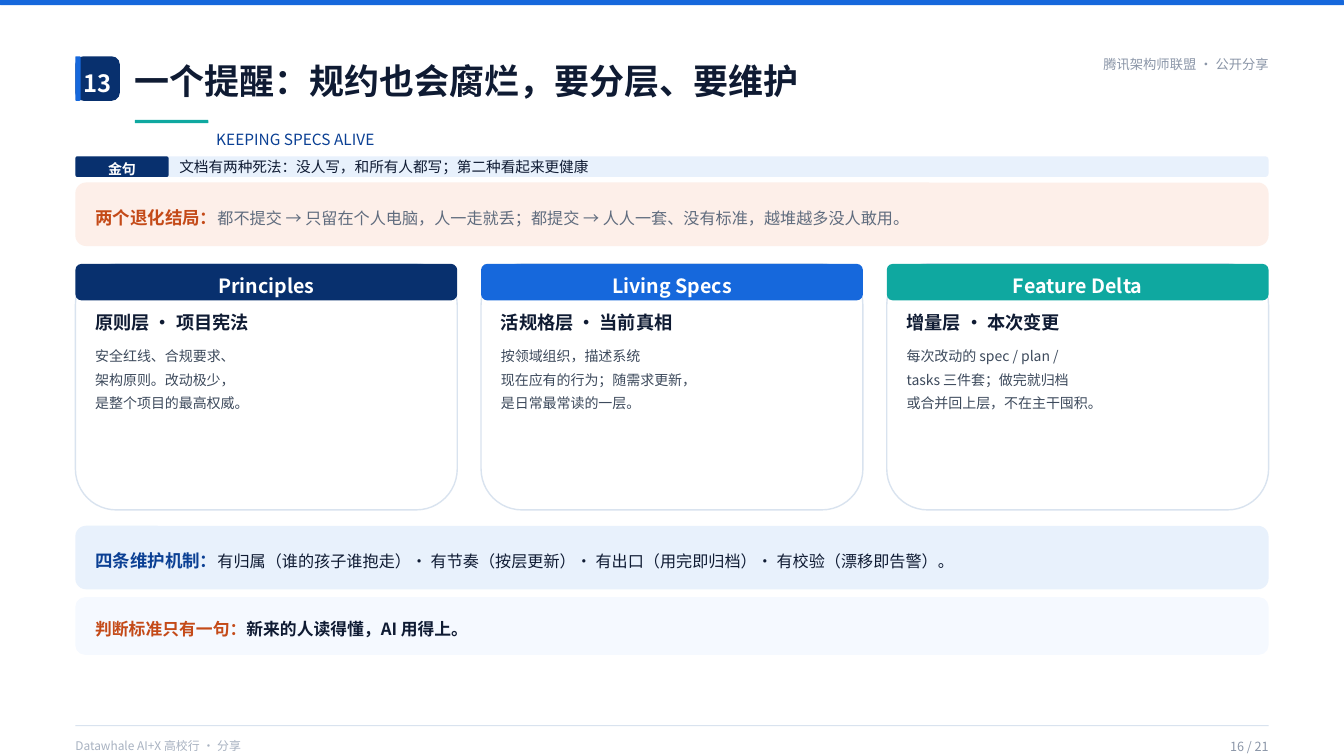
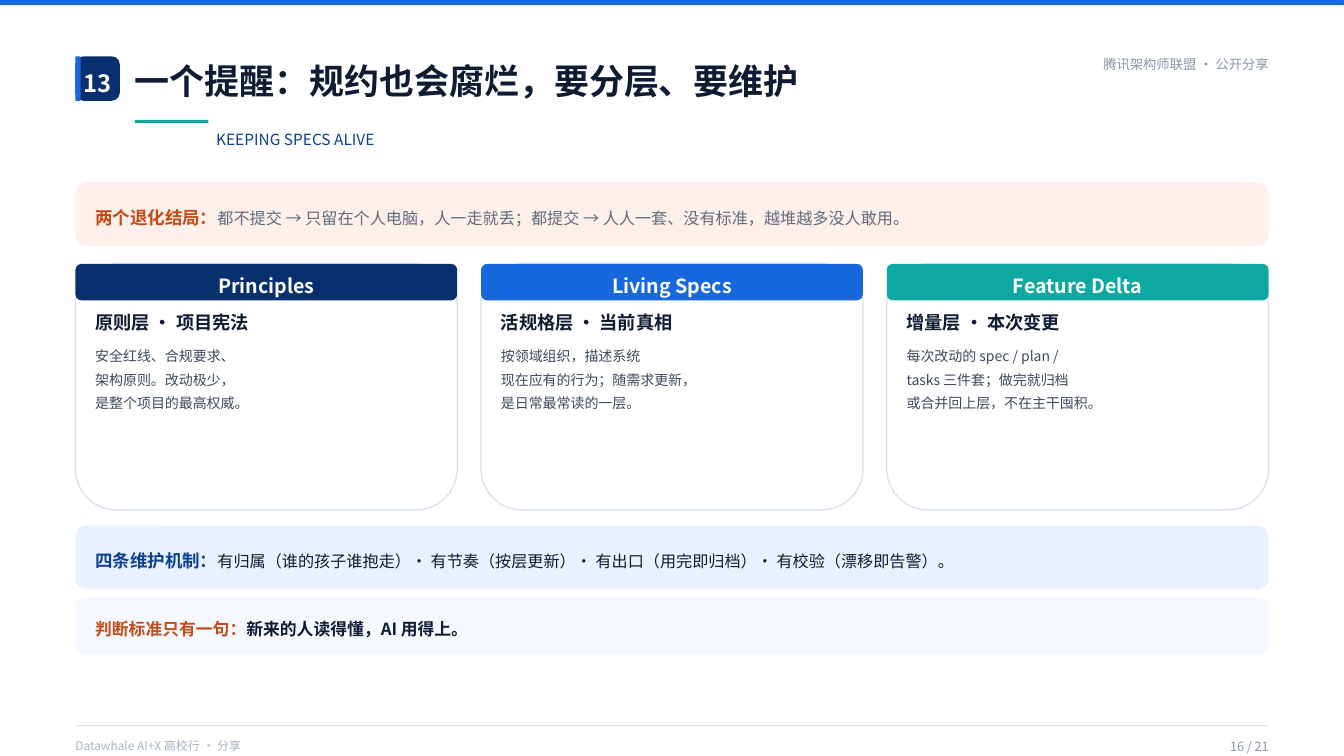
Before and after one commit to Frocir/aix-talk, a slide deck: slide 16 of aix-talk-26pages.pptx. Drawn at 1344x756 pixels with LibreOffice and Linux fonts; fonts in the diff are those of the drawing. Boxes give left, top, right and bottom in pixels: in the first picture for what was removed or moved away, otherwise in the second. Text is boxed around its words. In the diff, an @@ line names an element or a change of style, - is before the commit and + after.

```diff
--- a/aix-talk-26pages.pptx
+++ b/aix-talk-26pages.pptx
@@ rounded rectangle removed at [76, 156, 1269, 176] @@
@@ rounded rectangle removed at [76, 156, 169, 176] @@
@@ text removed at [108, 161, 136, 179] @@
-金句
@@ text removed at [179, 159, 588, 174] @@
-文档有两种死法：没人写，和所有人都写；第二种看起来更健康
```
Also in this commit, not shown: 8 other slides changed, 1 other file.
